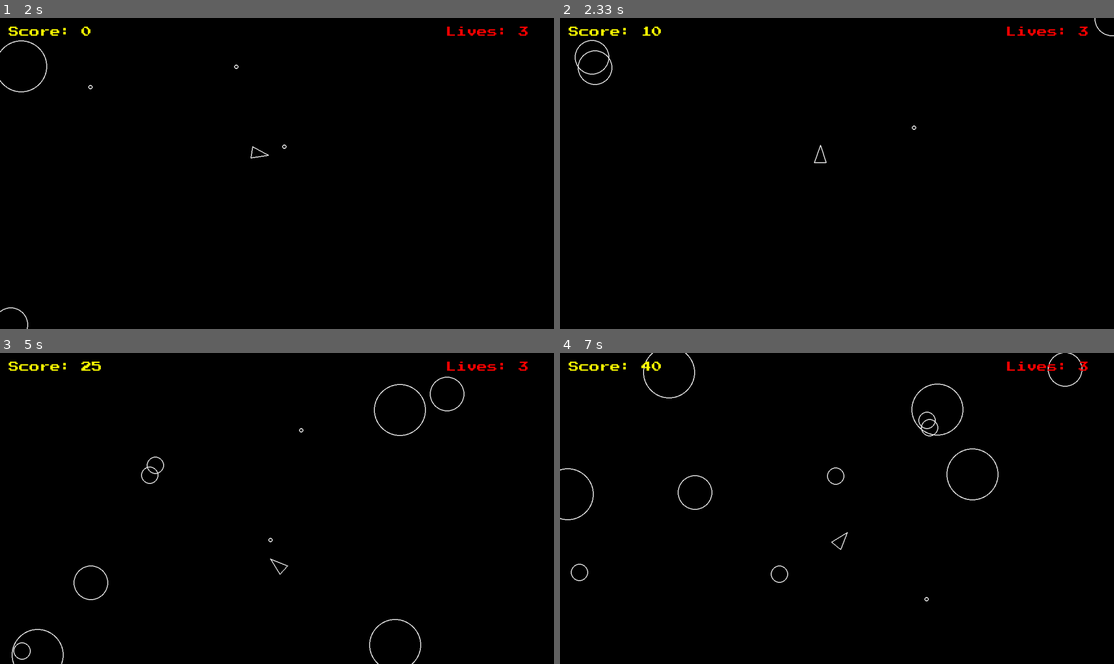
Above: before the commit, frames 1-4 (two rows, left to right).
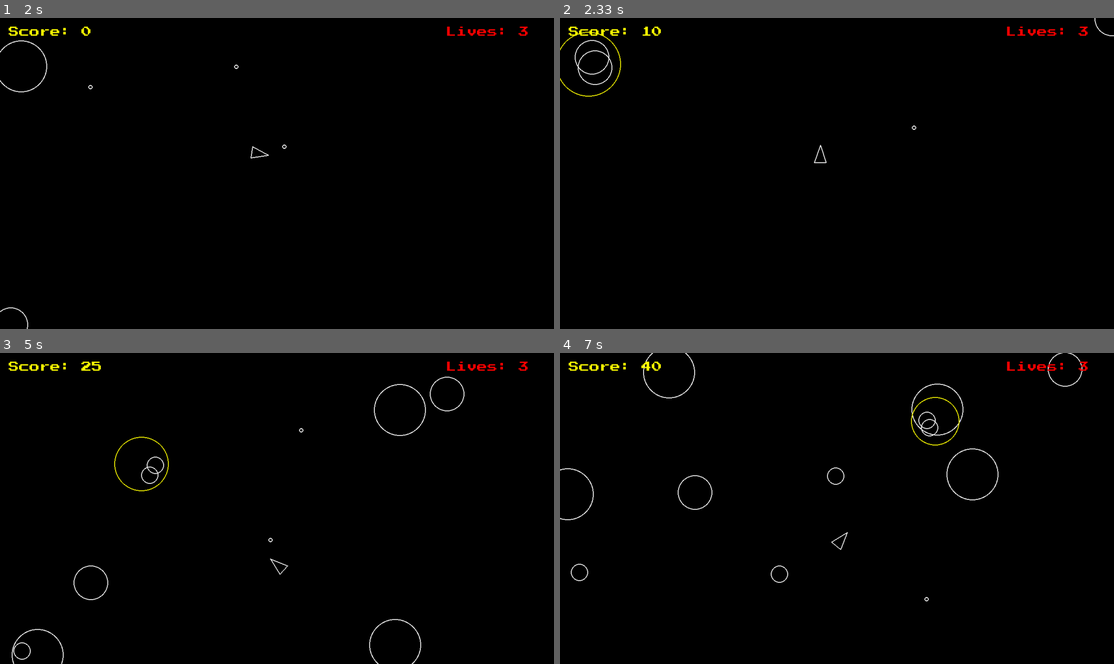
Above: after the commit, the same moments.

Repository: RedMarshmellow/pygame-asteroids
Game: pygame game, started from main.py
Same seed, same stepped clock (60 frames per second), same inputs: the game is played once before the commit and once after it.
Inputs:
- Up to frame 1 (2 s): tap Space at 0.33, 0.73, 1.03, 1.23, 1.57, 1.87 s; hold D 0.67-1.13 s; hold W 1.17-1.47 s; hold D 1.5-1.97 s
- Up to frame 2 (2.33 s): hold A from 2 s (still down); tap Space at 2.07 s
- Up to frame 3 (5 s): tap Space at 2.37, 2.63, 2.97, 3.27, 3.4, 3.8, 4.1, 4.47, 4.87 s; release A at 2.53 s; hold S 2.57-2.87 s; hold A 2.9-3.3 s; hold W 3.33-3.7 s; hold D 3.73-4.37 s; hold S 4.4-4.77 s; hold A from 4.8 s (still down)
- Up to frame 4 (7 s): tap Space at 5.17, 5.37, 5.67, 5.87, 6.2, 6.5, 6.7 s; release A at 5.27 s; hold D 5.3-5.77 s; hold W 5.8-6.1 s; hold D 6.13-6.6 s; hold A from 6.63 s (still down)

Frame 1 is identical in both runs. In frame 2, 0.1% of the frame differs, in the area x 0-12%, y 4-26%; in frame 3, 0.1%, in the area x 20-31%, y 26-45%; in frame 4, 0.1%.

Commit message:
feat: add shockwave visual effect for asteroid splits and player collisions.

Diff:
--- a/asteroid.py
+++ b/asteroid.py
@@ -4,6 +4,7 @@
 from constants import LINE_WIDTH, SCREEN_WIDTH, SCREEN_HEIGHT
 import pygame
 from circleshape import CircleShape
+from shockwave import Shockwave
 
 
 class Asteroid(CircleShape):
@@ -19,6 +20,7 @@
         self.position.y %= SCREEN_HEIGHT
 
     def split(self):
+        Shockwave(self.position.x, self.position.y, self.radius)
         self.kill()
         if self.radius <= ASTEROID_MIN_RADIUS:
             return
--- a/constants.py
+++ b/constants.py
@@ -16,3 +16,5 @@
 PLAYER_LIVES = 3
 PLAYER_INVULNERABILITY_DURATION = 2
 SCORE_PER_LIFE = 500
+SHOCKWAVE_GROWTH_SPEED = 100
+SHOCKWAVE_DURATION = 0.5
--- a/main.py
+++ b/main.py
@@ -1,6 +1,7 @@
 from shot import Shot
 import pygame
 from asteroid import Asteroid
+from shockwave import Shockwave
 from constants import (
     SCREEN_HEIGHT,
     SCREEN_WIDTH,
@@ -27,6 +28,7 @@
     Asteroid.containers = (asteroids, updatable, drawable)
     AsteroidField.containers = updatable
     Shot.containers = (shots, updatable, drawable)
+    Shockwave.containers = (updatable, drawable)
     Player.containers = (updatable, drawable)
 
     player = Player(SCREEN_WIDTH / 2, SCREEN_HEIGHT / 2)
@@ -70,6 +72,9 @@
                 if asteroid.collides_with(player):
                     if not player.is_invulnerable():
                         log_event("player_hit")
+                        Shockwave(
+                            asteroid.position.x, asteroid.position.y, asteroid.radius
+                        )
                         asteroid.kill()
                         player.respawn()
                         if player.lives <= 0:
--- /dev/null
+++ b/shockwave.py
@@ -0,0 +1,23 @@
+import pygame
+from constants import SHOCKWAVE_GROWTH_SPEED, SHOCKWAVE_DURATION, LINE_WIDTH
+
+
+class Shockwave(pygame.sprite.Sprite):
+    def __init__(self, x, y, radius):
+        if hasattr(self, "containers"):
+            super().__init__(self.containers)
+        else:
+            super().__init__()
+        self.position = pygame.Vector2(x, y)
+        self.radius = radius
+        self.timer = SHOCKWAVE_DURATION
+
+    def update(self, dt):
+        self.timer -= dt
+        if self.timer <= 0:
+            self.kill()
+            return
+        self.radius += SHOCKWAVE_GROWTH_SPEED * dt
+
+    def draw(self, screen):
+        pygame.draw.circle(screen, "yellow", self.position, self.radius, LINE_WIDTH)
Not shown, changed: todos.md
